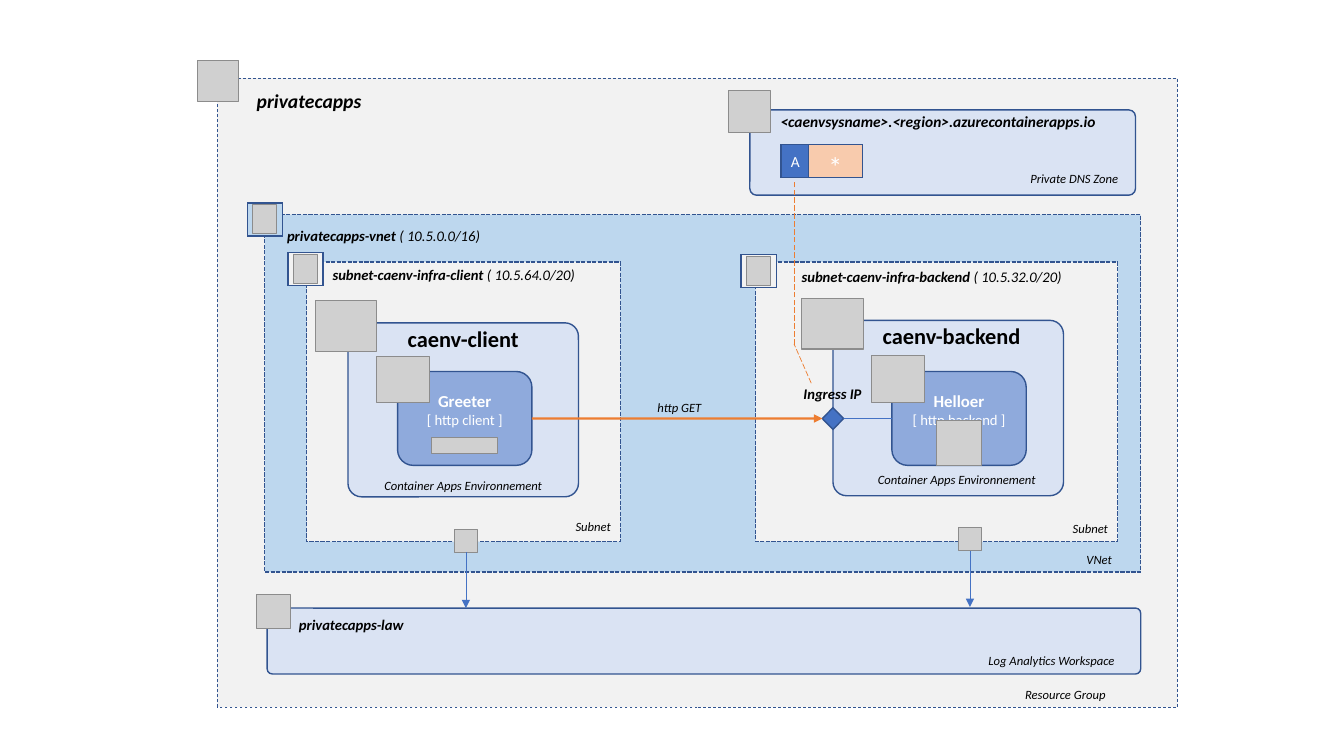
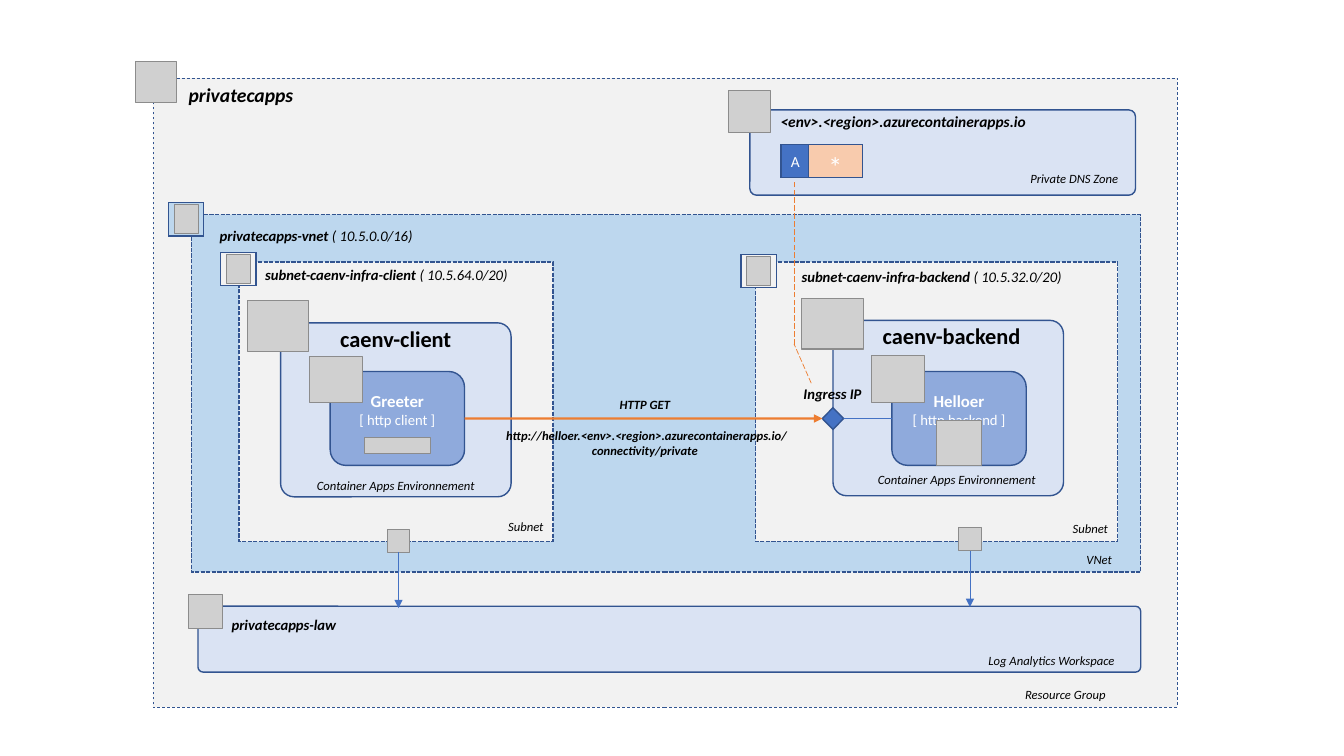
Before and after one commit to zlatko-ms/az-capps-private, a slide deck: slide 1 of src/doc/Architecture.pptx. Drawn at 1344x756 pixels with LibreOffice and Linux fonts; fonts in the diff are those of the drawing; grey boxes stand for pictures. Boxes give left, top, right and bottom in pixels: in the first picture for what was removed or moved away, otherwise in the second. Text is boxed around its words. In the diff, an @@ line names an element or a change of style, - is before the commit and + after.

```diff
--- a/src/doc/Architecture.pptx
+++ b/src/doc/Architecture.pptx
@@ picture: place and size @@
-picture at [198, 60, 239, 102]
+picture at [136, 62, 177, 103]
@@ rectangle: place and size @@
-rectangle at [217, 79, 1178, 708]
+rectangle at [153, 79, 1179, 708]
@@ text "privatecapps": place and size @@
-text "privatecapps" at [257, 94, 362, 111]
+text "privatecapps" at [189, 88, 294, 105]
@@ text at [781, 116, 1026, 130]: text changed @@
-<caenvsysname>.<region>.azurecontainerapps.io
+<env>.<region>.azurecontainerapps.io
@@ rectangle: place and size @@
-rectangle at [247, 203, 282, 236]
+rectangle at [168, 203, 204, 236]
@@ picture: place and size @@
-picture at [253, 205, 277, 234]
+picture at [174, 205, 199, 234]
@@ rectangle: place and size @@
-rectangle at [265, 215, 1141, 573]
+rectangle at [192, 215, 1141, 573]
@@ 3 pictures, 2 texts, 1 rounded rectangle, 1 rectangle: place and size @@
-3 pictures, 2 texts, 1 rounded rectangle, 1 rectangle at [256, 252, 542, 633]
+3 pictures, 2 texts, 1 rounded rectangle, 1 rectangle at [189, 252, 474, 633]
@@ 4 texts, 3 pictures, 1 rectangle, 1 arrow, 1 rounded rectangle: place and size @@
-4 texts, 3 pictures, 1 rectangle, 1 arrow, 1 rounded rectangle at [287, 230, 620, 608]
+4 texts, 3 pictures, 1 rectangle, 1 arrow, 1 rounded rectangle at [220, 230, 553, 608]
@@ arrow moved from (532, 418) - (823, 418) to (465, 418) - (823, 418) @@
@@ text at [506, 400, 787, 457]: text changed; bold on @@
-http GET
+HTTP GET
+http://helloer.<env>.<region>.azurecontainerapps.io/connectivity/private
@@ rounded rectangle: place and size @@
-rounded rectangle at [267, 608, 1141, 674]
+rounded rectangle at [198, 606, 1140, 671]
```
Also in this commit, not shown: 9 other files.
